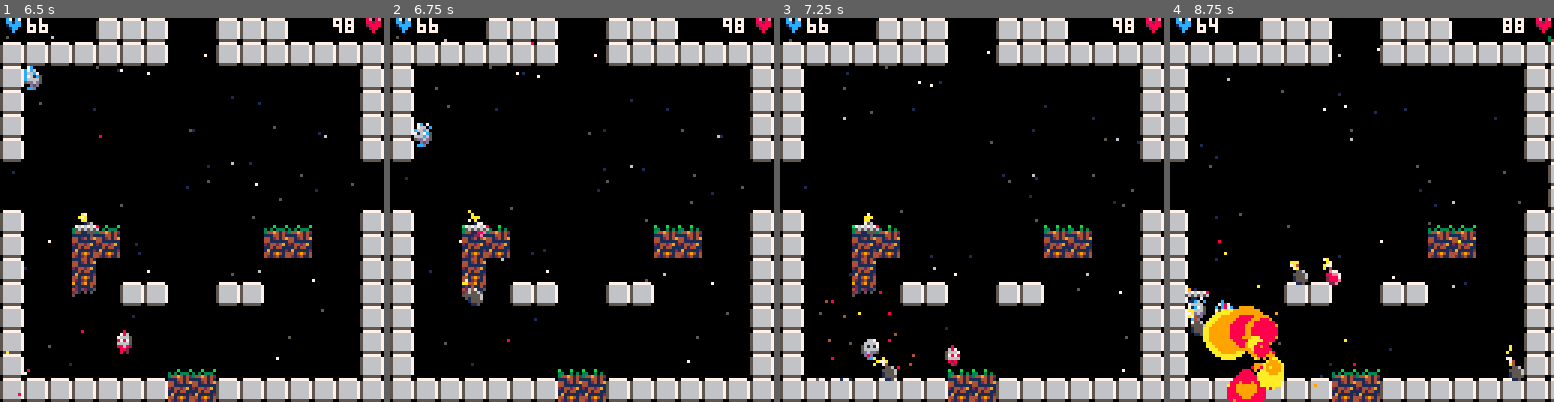
Above: before the commit, frames 1-4 (left to right).
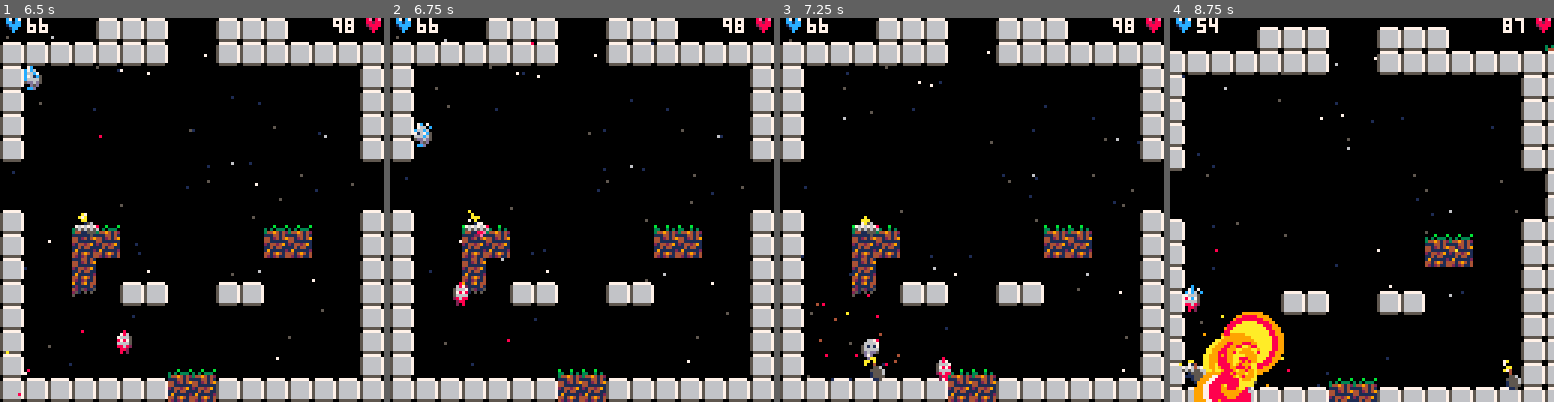
Above: after the commit, the same moments.

Repository: lkingsford/pico8-projects
Game: PICO-8 cartridge plat1.p8
The game is run twice, just before and just after one commit, with the same random seed, the same clock (stepped at 60 frames per second) and the same inputs.
Inputs:
- Up to frame 1 (6.5 s): tap X (X key) at 0.33, 1.07, 1.85, 2.97, 4.08, 5.2, 6.32 s; tap O (Z key) at 0.7, 1.7, 2.1, 2.5, 2.9, 3.3, 3.7, 4.1, 4.5, 4.9, 5.3, 5.7, 6.1 s; hold Right 1.6-2.1 s; hold Up 2.15-2.42 s; hold Right 2.47-3.03 s; hold Left 3.08-3.58 s; hold Down 3.63-3.97 s; hold Right 4.02-4.68 s; hold Up 4.73-5.03 s; hold Left 5.08-5.68 s; hold Down 5.73-6.03 s; hold Right from 6.08 s (still down)
- Up to frame 2 (6.75 s): tap O (Z key) at 6.5 s; release Right at 6.58 s; hold Right from 6.63 s (still down)
- Up to frame 3 (7.25 s): tap O (Z key) at 6.9 s; release Right at 7.13 s; hold Up from 7.18 s (still down)
- Up to frame 4 (8.75 s): tap O (Z key) every 0.4 s from 7.3 to 8.5 s; tap X (X key) at 7.43, 8.55 s; release Up at 7.45 s; hold Right 7.5-8.07 s; hold Left 8.12-8.62 s; hold Down from 8.67 s (still down)

Frame 1 is identical in both runs. In frame 2, 0.4% of the frame differs, in the area x 16-25%, y 67-75%; in frame 3, 0.9%; in frame 4, 26%, in the area x 0-100%, y 0-100%.

Commit message:
AI picks stuff up if nearby

Diff:
--- a/plat1.p8
+++ b/plat1.p8
@@ -896,10 +896,14 @@
 				item_value = a.value
 			end
 			if item_value >= 0 and (not a.holding or a.holding.value < item_value) then
+				-- Weight grabbing an item better if it's nearby
+				local D = actor_distance(a, actor)
+				local adjusted_value = item_value * max((64/D),1)
+				printh(item_value.."->"..adjusted_value..' D '..D)
 				add(goals, {
 					goal=GOAL_ITEM,
 					target = a,
-					weight=item_value
+					weight=adjusted_value
 				})
 			end
 		end
Not shown, changed: carts/plat1.p8.png
